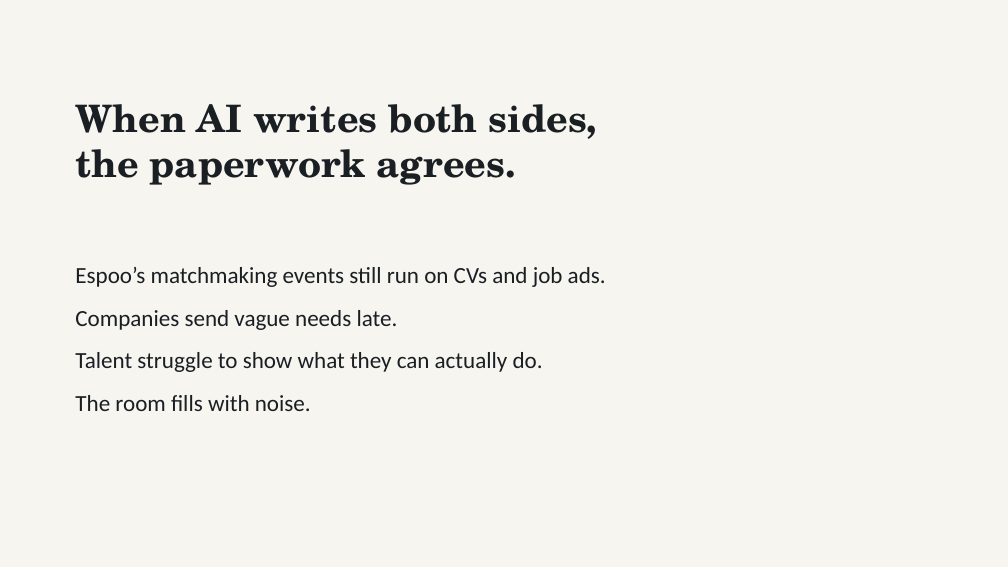
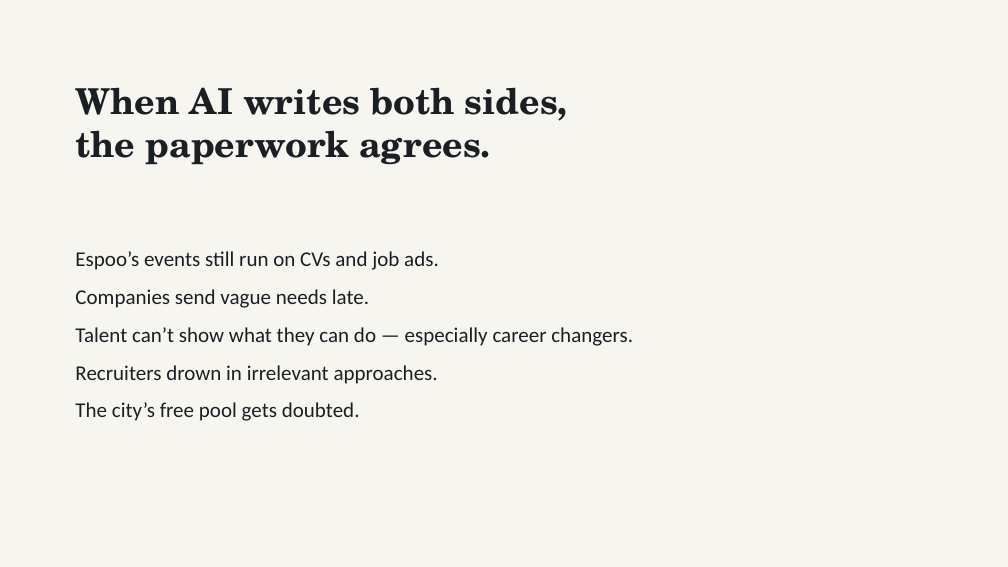
Before and after one commit to Abdullah12has/commonground-espoo, a slide deck: slide 2 of submission/CommonGround_Espoo_Pitch.pptx. Drawn at 1008x567 pixels with LibreOffice and Linux fonts; fonts in the diff are those of the drawing. Boxes give left, top, right and bottom in pixels: in the first picture for what was removed or moved away, otherwise in the second. Text is boxed around its words. In the diff, an @@ line names an element or a change of style, - is before the commit and + after.

```diff
--- a/submission/CommonGround_Espoo_Pitch.pptx
+++ b/submission/CommonGround_Espoo_Pitch.pptx
@@ text "When AI writes both sides,": place and size @@
-text "When AI writes both sides," at bbox=[75, 104, 597, 185]
+text "When AI writes both sides," at bbox=[75, 87, 568, 165]
@@ text "When AI writes both sides," at bbox=[75, 87, 568, 165]: size 36 to 34 pt @@
@@ text "Espoo’s events still run on ...": place and size @@
-text "Espoo’s events still run on ..." at bbox=[75, 267, 606, 411]
+text "Espoo’s events still run on ..." at bbox=[75, 251, 633, 421]
@@ text at bbox=[75, 251, 439, 270]: text changed; size 22 to 20 pt @@
-Espoo’s matchmaking events still run on CVs and job ads.
+Espoo’s events still run on CVs and job ads.
@@ text at bbox=[75, 289, 369, 308]: size 22 to 20 pt in "Companies send vague needs late."; less space between paragraphs @@
@@ text at bbox=[75, 327, 633, 421]: text changed; size 22 to 20 pt @@
-Talent struggle to show what they can actually do.
-The room fills with noise.
+Talent can’t show what they can do — especially career changers.
+Recruiters drown in irrelevant approaches.
+The city’s free pool gets doubted.
```
Also in this commit, not shown: 2 other slides changed, 6 slides added, 6 slides removed, 5 other files.
